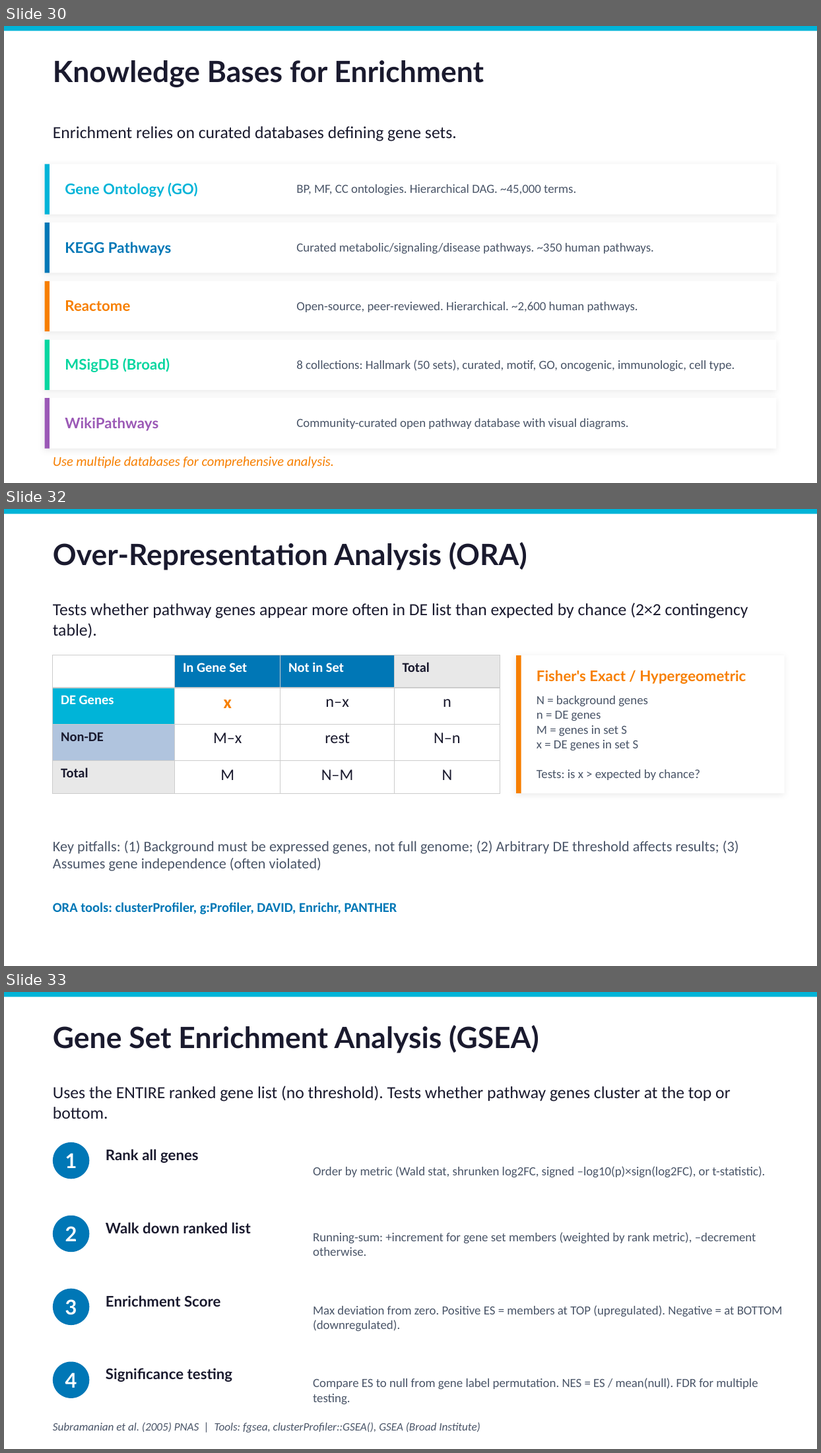
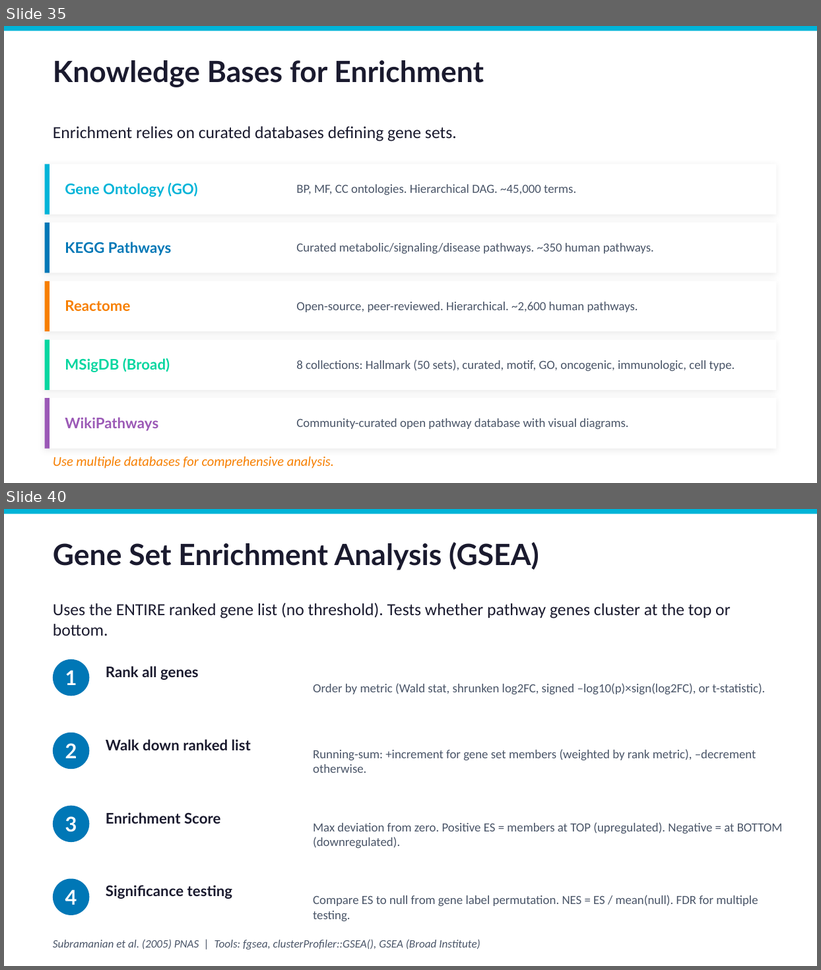
Before and after one commit to NorahSAlghamdi/bioinformatics-HCT-Training, a slide deck: Day6_Slides_Differential_Expression_v2.pptx. Shown one above the other, each under a label of ours: slides 30, 32 and 33 before the commit, slides 35 and 40 after it; the slides between them are not shown. The pictures are 821x1453 and 821x970 pixels, drawn with LibreOffice and Linux fonts; fonts in the diff are those of the drawing. Boxes give left, top, right and bottom in pixels: in the first picture for what was removed or moved away, otherwise in the second. Text is boxed around its words. In the diff, an @@ line names an element or a change of style, - is before the commit and + after.

```diff
--- a/Day6_Slides_Differential_Expression_v2.pptx
+++ b/Day6_Slides_Differential_Expression_v2.pptx
@@ slide 32 removed at <box>4,509,817,966</box>, background #FFFFFF @@
@@ rectangle removed at <box>4,509,817,514</box> @@
@@ text removed at <box>53,542,527,570</box> @@
-Over-Representation Analysis (ORA)
@@ text removed at <box>53,603,748,638</box> @@
-Tests whether pathway genes appear more often in DE list than expected by chance (2×2 contingency table).
@@ table removed at <box>53,656,500,794</box>, 4 rows, 4 columns @@
- | In Gene Set | Not in Set | Total
-DE Genes | x | n–x | n
-Non-DE | M–x | rest | N–n
-Total | M | N–M | N
@@ rectangle removed at <box>516,656,785,794</box> @@
@@ rectangle removed at <box>516,656,521,794</box> @@
@@ text removed at <box>537,670,746,684</box> @@
-Fisher's Exact / Hypergeometric
@@ text removed at <box>537,696,700,780</box> @@
-N = background genes
-n = DE genes
-M = genes in set S
-x = DE genes in set S
-Tests: is x > expected by chance?
@@ text removed at <box>53,841,739,871</box> @@
-Key pitfalls: (1) Background must be expressed genes, not full genome; (2) Arbitrary DE threshold affects results; (3) Assumes gene independence (often violated)
@@ text removed at <box>53,902,397,915</box> @@
-ORA tools: clusterProfiler, g:Profiler, DAVID, Enrichr, PANTHER
@@ what was slide 30 is now slide 35 @@
@@ what was slide 33 is now slide 40 @@
```
Also in this commit, not shown: 8 slides changed, 7 slides added, 5 other slides removed.
